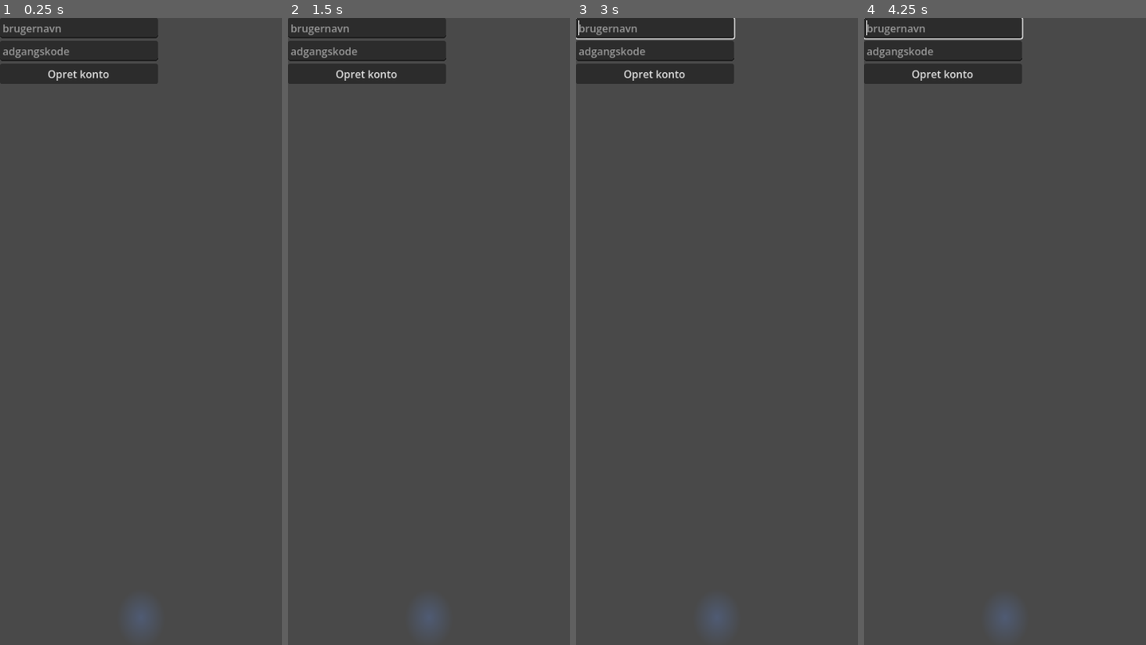
Above: before the commit, frames 1-4 (left to right).
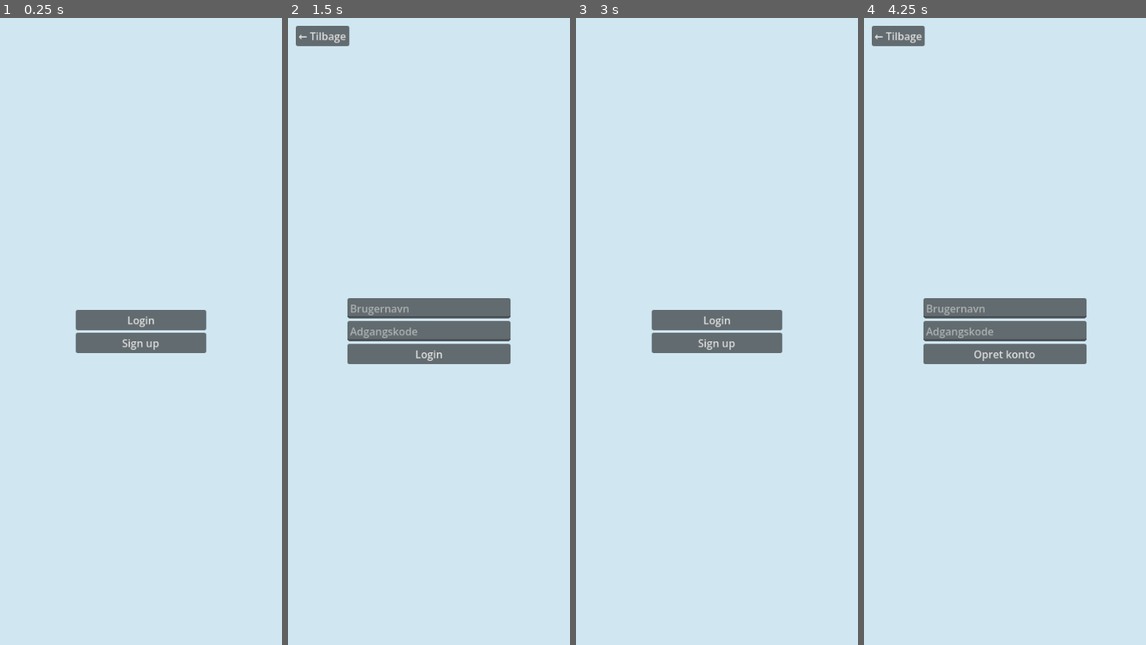
Above: after the commit, the same moments.

Repository: asger-finding/TerraTrail
Game: Godot game, scene res://Scenes/Root.tscn
The game is run twice, just before and just after one commit, with the same random seed, the same clock (stepped at 60 frames per second) and the same inputs. Before the commit the project starts from res://Scenes/DemoScene.tscn. A sky picture missing from this copy of the repository is replaced by a grey-blue gradient.
Inputs (mouse positions are in pixels of both pictures, inside the frame that each line leads up to):
- Up to frame 1 (0.25 s): no input
- Up to frame 2 (1.5 s): click (366, 74) at 0.5 s, where only the run before the commit has a clickable "Opret konto"; click (429, 318) at 1.25 s, where only the run after the commit has a clickable "Login"
- Up to frame 3 (3 s): click (717, 356) at 2 s, where only the run after the commit has a clickable "Login"; click (609, 36) at 2.75 s, where only the run after the commit has a clickable "← Tilbage"
- Up to frame 4 (4.25 s): click (1005, 344) at 3.5 s, where only the run after the commit has a clickable "Sign up"

The runs differ from the first frame. In frame 1, 100% of the frame differs, in the area x 0-100%, y 0-100%; in frame 2, 100%; in frame 3, 100%; in frame 4, 100%.

Commit message:
feat: add proper signup, login logic

Diff:
--- a/game/Scenes/DemoScene.tscn
+++ b/game/Scenes/Components/Map.tscn
@@ -4,7 +4,6 @@
 [ext_resource type="Script" uid="uid://baxils2ml0u6m" path="res://Scripts/Camera.gd" id="2_8axnw"]
 [ext_resource type="Script" uid="uid://b341be8g3a68i" path="res://Scripts/TileLoader.gd" id="3_prbvp"]
 [ext_resource type="Script" uid="uid://ds0r5jck6uwt4" path="res://Scripts/RoutePath.gd" id="4_q6fnx"]
-[ext_resource type="PackedScene" uid="uid://drnef8r5g03dq" path="res://Scenes/Components/Register.tscn" id="5_0q1xx"]
 
 [sub_resource type="PanoramaSkyMaterial" id="PanoramaSkyMaterial_sasra"]
 panorama = ExtResource("1_juerm")
@@ -31,18 +30,17 @@
 glow_bloom = 0.45
 glow_blend_mode = 0
 
-[node name="Root" type="Node" unique_id=2131926408]
+[node name="Map" type="Node3D" unique_id=1673046150]
 
-[node name="3D" type="Node3D" parent="." unique_id=268510305]
-
-[node name="WorldEnvironment" type="WorldEnvironment" parent="3D" unique_id=1936734181]
+[node name="WorldEnvironment" type="WorldEnvironment" parent="." unique_id=1936734181]
 environment = SubResource("Environment_ia1lp")
 
-[node name="Camera3D" type="Camera3D" parent="3D" unique_id=1706513994]
+[node name="Camera3D" type="Camera3D" parent="." unique_id=1706513994]
 transform = Transform3D(1, 0, 0, 0, 0.57357645, 0.81915206, 0, -0.81915206, 0.57357645, 0, 300, 200)
+current = true
 script = ExtResource("2_8axnw")
 
-[node name="SubViewportContainer" type="SubViewportContainer" parent="3D" unique_id=1492631642]
+[node name="SubViewportContainer" type="SubViewportContainer" parent="." unique_id=1492631642]
 anchors_preset = 15
 anchor_right = 1.0
 anchor_bottom = 1.0
@@ -51,34 +49,26 @@
 mouse_filter = 2
 stretch = true
 
-[node name="SubViewport" type="SubViewport" parent="3D/SubViewportContainer" unique_id=898323668]
+[node name="SubViewport" type="SubViewport" parent="SubViewportContainer" unique_id=898323668]
 own_world_3d = true
 transparent_bg = true
 handle_input_locally = false
 size = Vector2i(432, 960)
 render_target_update_mode = 4
 
-[node name="SubWorldEnvironment" type="WorldEnvironment" parent="3D/SubViewportContainer/SubViewport" unique_id=258320311]
+[node name="SubWorldEnvironment" type="WorldEnvironment" parent="SubViewportContainer/SubViewport" unique_id=258320311]
 environment = SubResource("Environment_sub")
 
-[node name="SubCamera" type="Camera3D" parent="3D/SubViewportContainer/SubViewport" unique_id=540527891]
+[node name="SubCamera" type="Camera3D" parent="SubViewportContainer/SubViewport" unique_id=540527891]
+current = true
 
-[node name="DirectionalLight3D" type="DirectionalLight3D" parent="3D/SubViewportContainer/SubViewport" unique_id=521961862]
+[node name="DirectionalLight3D" type="DirectionalLight3D" parent="SubViewportContainer/SubViewport" unique_id=521961862]
 transform = Transform3D(0.8660254, 0.3535534, -0.3535534, 0, 0.7071068, 0.7071068, 0.5, -0.61237246, 0.61237246, 0, 114.349625, 0)
 light_energy = 3.2
 light_specular = 2.0
 
-[node name="TileMap" type="Node3D" parent="3D/SubViewportContainer/SubViewport" unique_id=1816449438]
+[node name="TileMap" type="Node3D" parent="SubViewportContainer/SubViewport" unique_id=1816449438]
 script = ExtResource("3_prbvp")
 
-[node name="RoutePath" type="Node3D" parent="3D/SubViewportContainer/SubViewport" unique_id=2058587148]
+[node name="RoutePath" type="Node3D" parent="SubViewportContainer/SubViewport" unique_id=2058587148]
 script = ExtResource("4_q6fnx")
-
-[node name="Interface" type="Control" parent="." unique_id=980477917]
-layout_mode = 3
-anchors_preset = 0
-offset_right = 40.0
-offset_bottom = 40.0
-
-[node name="Register" parent="Interface" unique_id=574952929 instance=ExtResource("5_0q1xx")]
-layout_mode = 0
--- a/game/Scenes/Components/Register.tscn
+++ /dev/null
@@ -1,27 +0,0 @@
-[gd_scene format=3 uid="uid://drnef8r5g03dq"]
-
-[ext_resource type="Script" uid="uid://tgu8sgxpcnpf" path="res://Scripts/Components/Signup.gd" id="1_gqtna"]
-
-[node name="Register" type="VBoxContainer" unique_id=574952929]
-offset_right = 242.0
-offset_bottom = 116.0
-script = ExtResource("1_gqtna")
-
-[node name="UsernameInput" type="LineEdit" parent="." unique_id=1097197356]
-unique_name_in_owner = true
-layout_mode = 2
-placeholder_text = "brugernavn"
-max_length = 23
-
-[node name="PasswordInput" type="LineEdit" parent="." unique_id=781808941]
-unique_name_in_owner = true
-layout_mode = 2
-placeholder_text = "adgangskode"
-secret = true
-
-[node name="RegisterButton" type="Button" parent="." unique_id=1303393367]
-unique_name_in_owner = true
-layout_mode = 2
-text = "Opret konto"
-
-[connection signal="button_up" from="RegisterButton" to="." method="_on_submit_signup_button_button_up"]
--- /dev/null
+++ b/game/Scenes/Components/Signup.tscn
@@ -0,0 +1,56 @@
+[gd_scene format=3 uid="uid://drnef8r5g03dq"]
+
+[sub_resource type="GDScript" id="GDScript_u6vhb"]
+script/source = "extends VBoxContainer
+
+@onready var username_input: LineEdit = %UsernameInput
+@onready var password_input: LineEdit = %PasswordInput
+@onready var submit_button: Button = %RegisterButton
+
+func _on_submit_signup_button_button_up() -> void:
+	var username := username_input.text.strip_edges()
+	var password := password_input.text
+
+	if username.is_empty() or password.is_empty():
+		push_warning(\"Username og password er påkrævet\")
+		return
+
+	if password.length() < 8:
+		push_warning(\"Password skal være mindst 8 tegn\")
+		return
+
+	submit_button.disabled = true
+	var result: Dictionary = await Backend.signup(username, password)
+	submit_button.disabled = false
+
+	if not result[\"ok\"]:
+		push_warning(\"Signup fejl: %s\" % result[\"error\"])
+		return
+
+	PlayerState.set_from_response(result[\"data\"])
+	visible = false
+"
+
+[node name="Register" type="VBoxContainer" unique_id=574952929]
+offset_right = 242.0
+offset_bottom = 116.0
+script = SubResource("GDScript_u6vhb")
+
+[node name="UsernameInput" type="LineEdit" parent="." unique_id=1097197356]
+unique_name_in_owner = true
+layout_mode = 2
+placeholder_text = "brugernavn"
+max_length = 23
+
+[node name="PasswordInput" type="LineEdit" parent="." unique_id=781808941]
+unique_name_in_owner = true
+layout_mode = 2
+placeholder_text = "adgangskode"
+secret = true
+
+[node name="RegisterButton" type="Button" parent="." unique_id=1303393367]
+unique_name_in_owner = true
+layout_mode = 2
+text = "Opret konto"
+
+[connection signal="button_up" from="RegisterButton" to="." method="_on_submit_signup_button_button_up"]
--- /dev/null
+++ b/game/Scenes/Pages/Login.tscn
@@ -0,0 +1,85 @@
+[gd_scene format=3 uid="uid://bd6sa0uwarw6u"]
+
+[sub_resource type="GDScript" id="GDScript_1jerj"]
+script/source = "extends Control
+
+@onready var username_input: LineEdit = %UsernameInput
+@onready var password_input: LineEdit = %PasswordInput
+@onready var submit_button: Button = %SubmitLoginButton
+
+func _on_submit_login_button_button_up() -> void:
+	var username := username_input.text.strip_edges()
+	var password := password_input.text
+
+	if username.is_empty() or password.is_empty():
+		push_warning(\"Username og password er påkrævet\")
+		return
+
+	submit_button.disabled = true
+	var result: Dictionary = await Backend.login(username, password)
+	submit_button.disabled = false
+
+	if not result[\"ok\"]:
+		push_warning(\"Login fejl: %s\" % result[\"error\"])
+		return
+
+	PlayerState.set_from_response(result[\"data\"])
+	Router.goto(\"main\")
+
+func _on_back_button_button_up() -> void:
+	Router.back()
+
+func _on_back_button_pressed() -> void:
+	Router.back()
+"
+
+[node name="Login" type="Control" unique_id=1311445200]
+layout_mode = 3
+anchors_preset = 15
+anchor_right = 1.0
+anchor_bottom = 1.0
+grow_horizontal = 2
+grow_vertical = 2
+script = SubResource("GDScript_1jerj")
+
+[node name="CenterContainer" type="CenterContainer" parent="." unique_id=1965493031]
+layout_mode = 1
+anchors_preset = 15
+anchor_right = 1.0
+anchor_bottom = 1.0
+grow_horizontal = 2
+grow_vertical = 2
+
+[node name="VBoxContainer" type="VBoxContainer" parent="CenterContainer" unique_id=608384718]
+custom_minimum_size = Vector2(250, 0)
+layout_mode = 2
+
+[node name="UsernameInput" type="LineEdit" parent="CenterContainer/VBoxContainer" unique_id=1472451898]
+unique_name_in_owner = true
+layout_mode = 2
+placeholder_text = "Brugernavn"
+max_length = 23
+
+[node name="PasswordInput" type="LineEdit" parent="CenterContainer/VBoxContainer" unique_id=684670421]
+unique_name_in_owner = true
+layout_mode = 2
+placeholder_text = "Adgangskode"
+secret = true
+
+[node name="SubmitLoginButton" type="Button" parent="CenterContainer/VBoxContainer" unique_id=1231691453]
+unique_name_in_owner = true
+layout_mode = 2
+text = "Login"
+
+[node name="BackButton" type="Button" parent="." unique_id=442426318]
+unique_name_in_owner = true
+layout_mode = 1
+offset_left = 12.0
+offset_top = 12.0
+offset_right = 94.0
+offset_bottom = 43.0
+text = "← Tilbage"
+
+[connection signal="button_up" from="CenterContainer/VBoxContainer/SubmitLoginButton" to="." method="_on_submit_login_button_button_up"]
+[connection signal="button_up" from="BackButton" to="." method="_on_back_button_button_up"]
+[connection signal="pressed" from="BackButton" to="." method="_on_back_button_pressed"]
--- /dev/null
+++ b/game/Scenes/Pages/Main.tscn
@@ -0,0 +1,11 @@
+[gd_scene format=3 uid="uid://do6726q06gwx2"]
+
+[sub_resource type="GDScript" id="GDScript_kfrd5"]
+script/source = "extends Node
+
+func _ready():
+	print(Router.meta)
+"
+
+[node name="Main" type="Node" unique_id=95938200]
+script = SubResource("GDScript_kfrd5")
--- /dev/null
+++ b/game/Scenes/Pages/Profile.tscn
@@ -0,0 +1,3 @@
+[gd_scene format=3 uid="uid://d1chqsvdtb2wm"]
+
+[node name="Profile" type="Node" unique_id=2000917719]
--- /dev/null
+++ b/game/Scenes/Pages/Settings.tscn
@@ -0,0 +1,3 @@
+[gd_scene format=3 uid="uid://ccckc7qko4ri4"]
+
+[node name="Settings" type="Node" unique_id=420706554]
--- /dev/null
+++ b/game/Scenes/Pages/Signup.tscn
@@ -0,0 +1,85 @@
+[gd_scene format=3 uid="uid://cmmn6u7hi1vyg"]
+
+[sub_resource type="GDScript" id="GDScript_rrmtm"]
+script/source = "extends Control
+
+@onready var username_input: LineEdit = %UsernameInput
+@onready var password_input: LineEdit = %PasswordInput
+@onready var submit_button: Button = %SubmitSignupButton
+
+func _on_submit_signup_button_button_up() -> void:
+	var username := username_input.text.strip_edges()
+	var password := password_input.text
+
+	if username.is_empty() or password.is_empty():
+		push_warning(\"Username og password er påkrævet\")
+		return
+
+	if password.length() < 8:
+		push_warning(\"Password skal være mindst 8 tegn\")
+		return
+
+	submit_button.disabled = true
+	var result: Dictionary = await Backend.signup(username, password)
+	submit_button.disabled = false
+
+	if not result[\"ok\"]:
+		push_warning(\"Signup fejl: %s\" % result[\"error\"])
+		return
+
+	PlayerState.set_from_response(result[\"data\"])
+	Router.goto(\"main\")
+
+func _on_back_button_button_up() -> void:
+	Router.back()
+"
+
+[node name="Signup" type="Control" unique_id=670753293]
+layout_mode = 3
+anchors_preset = 15
+anchor_right = 1.0
+anchor_bottom = 1.0
+grow_horizontal = 2
+grow_vertical = 2
+script = SubResource("GDScript_rrmtm")
+
+[node name="CenterContainer" type="CenterContainer" parent="." unique_id=1919709376]
+layout_mode = 1
+anchors_preset = 15
+anchor_right = 1.0
+anchor_bottom = 1.0
+grow_horizontal = 2
+grow_vertical = 2
+
+[node name="VBoxContainer" type="VBoxContainer" parent="CenterContainer" unique_id=1205105535]
+custom_minimum_size = Vector2(250, 0)
+layout_mode = 2
+
+[node name="UsernameInput" type="LineEdit" parent="CenterContainer/VBoxContainer" unique_id=1066394726]
+unique_name_in_owner = true
+layout_mode = 2
+placeholder_text = "Brugernavn"
+max_length = 23
+
+[node name="PasswordInput" type="LineEdit" parent="CenterContainer/VBoxContainer" unique_id=762223598]
+unique_name_in_owner = true
+layout_mode = 2
+placeholder_text = "Adgangskode"
+secret = true
+
+[node name="SubmitSignupButton" type="Button" parent="CenterContainer/VBoxContainer" unique_id=1327985765]
+unique_name_in_owner = true
+layout_mode = 2
+text = "Opret konto"
+
+[node name="BackButton" type="Button" parent="." unique_id=2060385316]
+unique_name_in_owner = true
+layout_mode = 1
+offset_left = 12.0
+offset_top = 12.0
+offset_right = 62.0
+offset_bottom = 42.0
+text = "← Tilbage"
+
+[connection signal="button_up" from="CenterContainer/VBoxContainer/SubmitSignupButton" to="." method="_on_submit_signup_button_button_up"]
+[connection signal="button_up" from="BackButton" to="." method="_on_back_button_button_up"]
--- /dev/null
+++ b/game/Scenes/Pages/Splash.tscn
@@ -0,0 +1,43 @@
+[gd_scene format=3 uid="uid://dsteqwy1mg2ic"]
+
+[sub_resource type="GDScript" id="GDScript_uw6fr"]
+script/source = "extends Node
+
+func _on_login_button_button_up() -> void:
+	Router.push(\"login\")
+
+func _on_signup_button_button_up() -> void:
+	Router.push(\"signup\")
+"
+
+[node name="Splash" type="Control" unique_id=601142130]
+layout_mode = 3
+anchors_preset = 15
+anchor_right = 1.0
+anchor_bottom = 1.0
+grow_horizontal = 2
+grow_vertical = 2
+script = SubResource("GDScript_uw6fr")
+
+[node name="CenterContainer" type="CenterContainer" parent="." unique_id=1036520372]
+layout_mode = 1
+anchors_preset = 15
+anchor_right = 1.0
+anchor_bottom = 1.0
+grow_horizontal = 2
+grow_vertical = 2
+
+[node name="VBoxContainer" type="VBoxContainer" parent="CenterContainer" unique_id=558434690]
+custom_minimum_size = Vector2(200, 0)
+layout_mode = 2
+
+[node name="LoginButton" type="Button" parent="CenterContainer/VBoxContainer" unique_id=96855974]
+layout_mode = 2
+text = "Login"
+
+[node name="SignupButton" type="Button" parent="CenterContainer/VBoxContainer" unique_id=1313505029]
+layout_mode = 2
+text = "Sign up"
+
+[connection signal="button_up" from="CenterContainer/VBoxContainer/LoginButton" to="." method="_on_login_button_button_up"]
+[connection signal="button_up" from="CenterContainer/VBoxContainer/SignupButton" to="." method="_on_signup_button_button_up"]
--- /dev/null
+++ b/game/Scenes/Root.tscn
@@ -0,0 +1,27 @@
+[gd_scene format=3 uid="uid://cesvfjccpdq8u"]
+
+[ext_resource type="Script" uid="uid://5dk0m1fish43" path="res://Scripts/Root.gd" id="1_kqog5"]
+[ext_resource type="PackedScene" uid="uid://kdkee8ftds16" path="res://Scenes/Components/Map.tscn" id="2_knkkn"]
+
+[node name="Root" type="Node" unique_id=1296303206]
+script = ExtResource("1_kqog5")
+
+[node name="Map" parent="." unique_id=1673046150 instance=ExtResource("2_knkkn")]
+unique_name_in_owner = true
+
+[node name="PageContainer" type="Control" parent="." unique_id=529386206]
+unique_name_in_owner = true
+layout_mode = 3
+anchors_preset = 15
+anchor_right = 1.0
+anchor_bottom = 1.0
+grow_horizontal = 2
+grow_vertical = 2
+mouse_filter = 2
+
+[node name="Navbar" type="Control" parent="." unique_id=549612215]
+unique_name_in_owner = true
+layout_mode = 3
+anchors_preset = 0
+offset_right = 40.0
+offset_bottom = 40.0
--- a/game/Scripts/Components/Signup.gd
+++ /dev/null
@@ -1,28 +0,0 @@
-extends VBoxContainer
-
-@onready var username_input: LineEdit = %UsernameInput
-@onready var password_input: LineEdit = %PasswordInput
-@onready var submit_button: Button = %RegisterButton
-
-func _on_submit_signup_button_button_up() -> void:
-	var username := username_input.text.strip_edges()
-	var password := password_input.text
-
-	if username.is_empty() or password.is_empty():
-		push_warning("Username og password er påkrævet")
-		return
-
-	if password.length() < 8:
-		push_warning("Password skal være mindst 8 tegn")
-		return
-
-	submit_button.disabled = true
-	var result: Dictionary = await Backend.signup(username, password)
-	submit_button.disabled = false
-
-	if not result["ok"]:
-		push_warning("Signup fejl: %s" % result["error"])
-		return
-
-	PlayerState.set_from_response(result["data"])
-	visible = false
--- a/game/Scripts/Globals/Backend.gd
+++ b/game/Scripts/Globals/Backend.gd
@@ -9,7 +9,7 @@
 	add_child(_http)
 
 func signup(username: String, password: String) -> Dictionary:
-	var url := BASE_URL + "/api/auth/register"
+	var url := BASE_URL + "/api/auth/signup"
 	var body := JSON.stringify({"username": username, "password": password})
 	return await _post(url, body)
 
--- a/game/Scripts/Globals/PlayerState.gd
+++ b/game/Scripts/Globals/PlayerState.gd
@@ -12,6 +12,7 @@
 	return token != ""
 
 func set_from_response(data: Dictionary) -> void:
+	print("Player authenticated")
 	token = data["token"]
 	var player: Dictionary = data["player"]
 	player_id = int(player["playerId"])
--- /dev/null
+++ b/game/Scripts/Globals/Router.gd
@@ -0,0 +1,77 @@
+extends Node
+
+signal page_changed(page_name: String)
+
+const PAGES := {
+	"splash": preload("res://Scenes/Pages/Splash.tscn"),
+	"login": preload("res://Scenes/Pages/Login.tscn"),
+	"signup": preload("res://Scenes/Pages/Signup.tscn"),
+	"main": preload("res://Scenes/Pages/Main.tscn"),
+	"profile": preload("res://Scenes/Pages/Profile.tscn"),
+	"settings": preload("res://Scenes/Pages/Settings.tscn"),
+}
+
+# Sider hvor vi viser kortet
+const PAGES_WITH_MAP: PackedStringArray = ["main"]
+
+# Sider hvor navigationsbaren skal skjules
+const PAGES_WITHOUT_NAVBAR: PackedStringArray = ["splash", "login", "signup"]
+
+var _stack: Array[String] = []
+var meta: Dictionary = {}
+var _page_container: Control
+var _map: Node3D
+var _map_parent: Node
+var _navbar: Control
+
+func setup(page_container: Control, map: Node3D, navbar: Control) -> void:
+	_page_container = page_container
+	_map = map
+	_map_parent = map.get_parent()
+	_navbar = navbar
+	# Start with map removed from tree
+	_map_parent.remove_child(_map)
+
+func current() -> String:
+	return _stack.back() if _stack.size() > 0 else ""
+
+func goto(page_name: String, page_meta: Dictionary = {}) -> void:
+	_stack.clear()
+	_show(page_name, page_meta)
+
+func push(page_name: String, page_meta: Dictionary = {}) -> void:
+	_show(page_name, page_meta)
+
+func back() -> void:
+	if _stack.size() <= 1:
+		return
+	_stack.pop_back()
+	var previous: String = _stack.pop_back()
+	_show(previous)
+
+func _show(page_name: String, page_meta: Dictionary = {}) -> void:
+	meta = page_meta
+	assert(page_name in PAGES, "Unknown page: %s" % page_name)
+
+	for child in _page_container.get_children():
+		child.queue_free()
+
+	# Instance ny side
+	var scene: PackedScene = PAGES[page_name]
+	var instance := scene.instantiate()
+	_page_container.add_child(instance)
+
+	_stack.append(page_name)
+
+	# Tilføj/fjern kortet fra scenetræet
+	var show_map := page_name in PAGES_WITH_MAP
+	var map_in_tree := _map.is_inside_tree()
+	if show_map and not map_in_tree:
+		_map_parent.add_child(_map)
+		_map_parent.move_child(_map, 0)
+	elif not show_map and map_in_tree:
+		_map_parent.remove_child(_map)
+
+	_navbar.visible = page_name not in PAGES_WITHOUT_NAVBAR
+
+	page_changed.emit(page_name)
--- /dev/null
+++ b/game/Scripts/Root.gd
@@ -0,0 +1,9 @@
+extends Node
+
+@onready var page_container: Control = %PageContainer
+@onready var map: Node3D = %Map
+@onready var navbar: Control = %Navbar
+
+func _ready() -> void:
+	Router.setup(page_container, map, navbar);
+	Router.goto("splash")
--- a/game/Shaders/DistanceFade.gdshader
+++ b/game/Shaders/DistanceFade.gdshader
@@ -22,20 +22,20 @@
 }
 
 void fragment() {
-	// Reconstruct world position from depth buffer
+	// Rekonstruer verdenspositionen fra depth buffer
 	float depth_raw = texture(depth_tex, SCREEN_UV).r;
 	vec2 ndc_xy = SCREEN_UV * 2.0 - 1.0;
 	vec4 view_pos = INV_PROJECTION_MATRIX * vec4(ndc_xy, depth_raw, 1.0);
 	view_pos.xyz /= view_pos.w;
 	vec3 world_pos = (INV_VIEW_MATRIX * vec4(view_pos.xyz, 1.0)).xyz;
 
-	// Distance from camera
+	// Afstanden fra kameraet
 	float dist = length(world_pos.xz - CAMERA_POSITION_WORLD.xz);
 
-	// Animated hash noise for organic dither pattern
+	// Hash noise, konstant
 	float noise = fract(sin(dot(SCREEN_UV * NOISE_SEED_SCALE, HASH_K)) * HASH_M);
 	float fade = smoothstep(fade_start, fade_end, dist + (noise - 0.5) * NOISE_AMPLITUDE);
 
-	// blend_mul: ALPHA=1 preserves pixel, ALPHA=0 makes it transparent in the SubViewport
+	// Sæt alpha efter fade
 	ALPHA = 1.0 - fade;
 }
--- a/game/Shaders/Outline.gdshader
+++ b/game/Shaders/Outline.gdshader
@@ -3,11 +3,11 @@
 // og reagerer kun hvor dybden springer (kanter mellem objekter).
 //
 // Referencer:
-// https://docs.godotengine.org/en/stable/tutorials/shaders/advanced_postprocessing.html
-// https://godotshaders.com/shader/depth-based-outline-shader/
-// https://blogs.love2d.org/content/let-it-glow-dynamically-adding-outlines-characters
-// https://godotshaders.com/shader/high-quality-post-process-outline/
-// https://github.com/jocamar/Godot-Post-Process-Outlines
+// - https://docs.godotengine.org/en/stable/tutorials/shaders/advanced_postprocessing.html
+// - https://godotshaders.com/shader/depth-based-outline-shader/
+// - https://blogs.love2d.org/content/let-it-glow-dynamically-adding-outlines-characters
+// - https://godotshaders.com/shader/high-quality-post-process-outline/
+// - https://github.com/jocamar/Godot-Post-Process-Outlines
 
 shader_type spatial;
 render_mode unshaded, blend_mul, fog_disabled, depth_test_disabled, skip_vertex_transform, cull_disabled;
--- a/game/project.godot
+++ b/game/project.godot
@@ -11,7 +11,7 @@
 [application]
 
 config/name="TerraTrail"
-run/main_scene="uid://kdkee8ftds16"
+run/main_scene="uid://cesvfjccpdq8u"
 config/features=PackedStringArray("4.6", "Mobile")
 config/icon="res://icon.svg"
 
@@ -19,6 +19,7 @@
 
 PlayerState="*res://Scripts/Globals/PlayerState.gd"
 Backend="*res://Scripts/Globals/Backend.gd"
+Router="*uid://cyvixmvk2ujju"
 
 [display]
 
Not shown, removed: game/Scripts/Components/Signup.gd.uid
Not shown, added: game/Scripts/Globals/Router.gd.uid
Not shown, added: game/Scripts/Root.gd.uid
Not shown, changed: backend/src/routes/auth.ts
